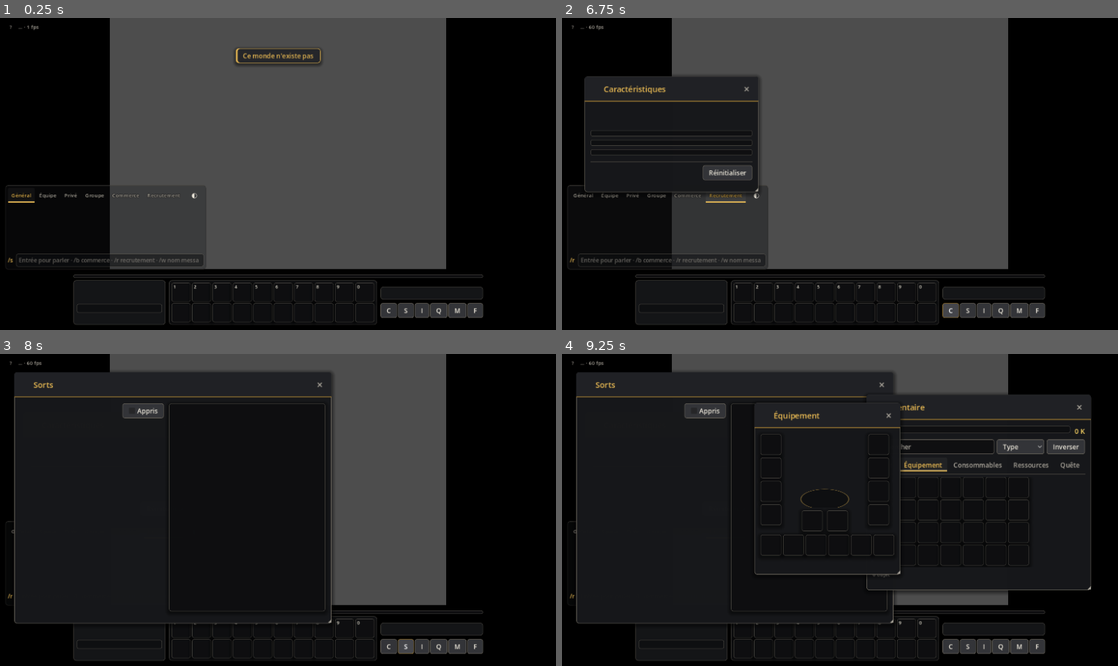
Above: before the commit, frames 1-4 (two rows, left to right).
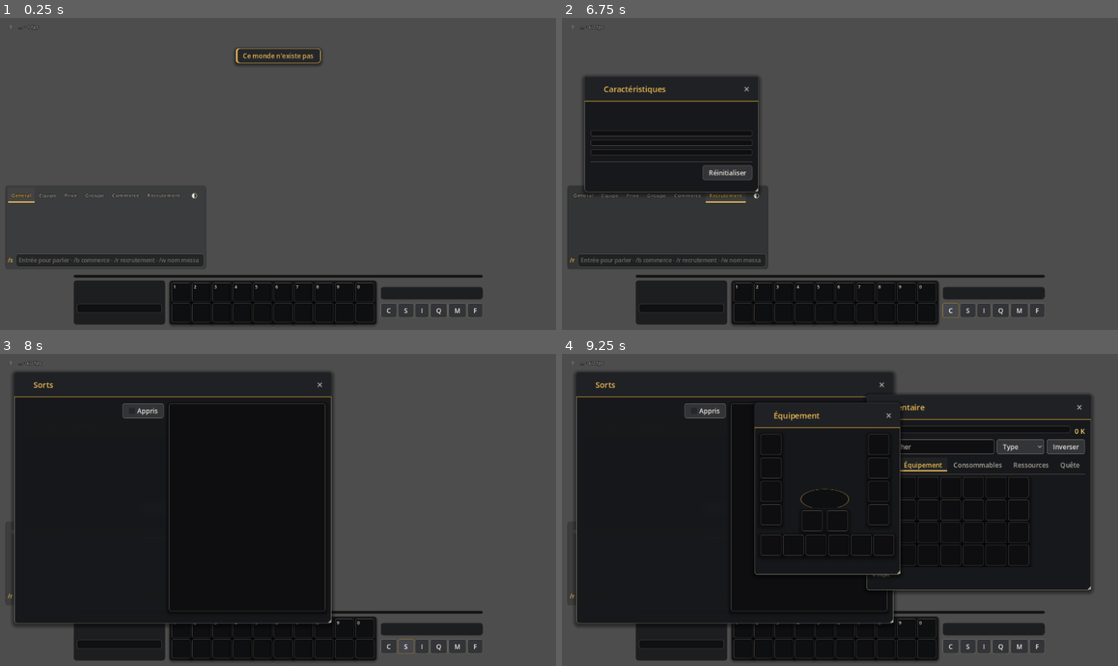
Above: after the commit, the same moments.

Repository: meakitfed/SuperDofus
Game: Godot game, scene res://scenes/client/client.tscn
The game is run twice, just before and just after one commit, with the same random seed, the same clock (stepped at 60 frames per second) and the same inputs. This scene is started directly instead of the project's main scene.
Inputs:
- Up to frame 1 (0.25 s): no input
- Up to frame 2 (6.75 s): click "?" at 0.5 s; click "Général" at 1.25 s; click "Équipe" at 2 s; click "Privé" at 2.75 s; click "Groupe" at 3.5 s; click "Commerce" at 4.25 s; click "Recrutement" at 5 s; click "◐" at 5.75 s; click "C" at 6.5 s
- Up to frame 3 (8 s): click "S" at 7.25 s
- Up to frame 4 (9.25 s): click "I" at 8 s; click "Équipement" at 8.75 s

The runs differ from the first frame. In frame 1, 41% of the frame differs, in the area x 0-100%, y 0-100%; in frame 2, 35%; in frame 3, 27%; in frame 4, 17%.

Commit message:
U.14 Crash du combat (bool avec %d dans la signature du HUD) corrige, retour a la map entiere sans cadre noir (MapMask supprime), interface masquable : F10 tout (combat : Fin du tour et Abandonner restent), F7/F8/F9 chat, minimap, quetes, memorises ; HudToggles, HudVisibility, test_hud_toggles (vrai combat client)
Co-Authored-By: Claude Sonnet 5.5 <noreply@anthropic.com>
Claude-Session: https://claude.ai/code/session_018v79AFDeQH8JLCJoYaBL6G

Diff:
--- a/game/src/client/chat_panel.gd
+++ b/game/src/client/chat_panel.gd
@@ -197,8 +197,9 @@
 	_more.visible = false
 
 
-## Enter: the box takes the keyboard.
+## Enter: the box takes the keyboard (and shows, even when the player folded it: HudToggles).
 func open() -> void:
+	visible = true
 	_edit.grab_focus()
 
 
--- a/game/src/client/client_session.gd
+++ b/game/src/client/client_session.gd
@@ -104,7 +104,6 @@
 	add_child(_foreground)
 	frame = MapFrame.new() # a light blur outside the cells while an exit arrow shows
 	add_child(frame)
-	add_child(MapMask.new()) # black outside the window of the map (GameArea.FRAME)
 	_camera = Camera2D.new()
 	add_child(_camera)
 	_hud_layer = CanvasLayer.new()
@@ -205,9 +204,9 @@
 	elif fight != null and fight.spectator:
 		help = "spectateur : vous ne pouvez pas agir · Quitter pour revenir sur la map"
 	elif fight != null:
-		help = "combat : clic = se déplacer · 1-9 = sort puis clic sur la cible · clic droit = annuler · Espace = fin du tour"
+		help = "combat : clic = se déplacer · 1-9 = sort puis clic sur la cible · clic droit = annuler · Espace = fin du tour · F10 = masquer l'interface"
 	else:
-		help = "clic : se déplacer (court au-delà de 3 cases, doub …(199 unchanged characters)… (/tp) · molette : zoom · Fin : recentrer"
+		help = "clic : se déplacer (court au-delà de 3 cases, doub …(199 unchanged characters)… (/tp) · molette : zoom · Fin : recentrer · F10 : masquer l'interface · F7 / F8 / F9 : chat, minimap, quêtes"
 	player_hud.visible = fight == null
 	_info.set_status("%s · %d fps" % [world_info.get("name", "…"), Engine.get_frames_per_second()], help.replace(" · ", "\n"))
 	_info.set_place(_map_title() if map != null else "", map.coords if map != null else Vector2i.ZERO, fight == null and map != null)
@@ -215,6 +214,7 @@
 	_banner.visible = Time.get_ticks_msec() < _banner_until
 	chat.visible = (player_hud.visible or fight != null) and not chat.folded # the team talks during a fight (general = same fight)
 	_banner.position = (get_viewport_rect().size - _banner.size) * Vector2(0.5, 0.3)
+	HudVisibility.apply(player_hud, fight, chat, _minimap_box, _info)
 	_sync_area()
 	_layout_hud()
 
@@ -261,6 +261,9 @@
 	var typing := get_viewport().gui_get_focus_owner() is LineEdit
 	if fight != null and not typing and Shortcuts.pressed(event, "command"): # chat during a fight
 		chat.open()
+		get_viewport().set_input_as_handled()
+		return
+	if not typing and HudVisibility.handle(event, toast): # hide the interface, fold the chat... (U.14)
 		get_viewport().set_input_as_handled()
 		return
 	if (typing or not player_hud.visible) and not Shortcuts.pressed(event, "close"):
@@ -321,7 +324,7 @@
 	var band := fight.hud.reserved_bottom() if fight != null and fight.hud != null else (player_hud.reserved_bottom() if player_hud.visible else 0.0)
 	chat.fit(vp)
 	var sizes := {}
-	var sig := "%s|%d|%d|%d|%s" % [vp, int(band), int(_area.top), fight != null, map.id if map != null else 0]
+	var sig := "%s|%d|%d|%d|%s" % [vp, int(band), int(_area.top), int(fight != null), map.id if map != null else 0]
 	for k: String in parts:
 		var c: Control = parts[k]
 		var shown := c.visible and c.is_visible_in_tree()
--- a/game/src/client/dungeon_indicator.gd
+++ b/game/src/client/dungeon_indicator.gd
@@ -41,11 +41,19 @@
 	backend.send(ProtocolDungeon.leave())
 
 
+## Hidden with the rest of the interface (HudToggles).
+var user_hidden := false:
+	set(v):
+		user_hidden = v
+		if model != null:
+			refresh()
+
+
 func refresh() -> void:
 	for c: Node in _box.get_children():
 		_box.remove_child(c)
 		c.queue_free()
-	visible = model.inside or not model.entrances.is_empty()
+	visible = (model.inside or not model.entrances.is_empty()) and not user_hidden
 	if model.inside:
 		_box.add_child(UiStyle.label(model.dungeon_name(), UiStyle.GOLD, 13))
 		_box.add_child(UiStyle.label(model.room_text(), UiStyle.BAD if model.boss else UiStyle.TEXT, 14))
--- a/game/src/client/fight/fight_hud.gd
+++ b/game/src/client/fight/fight_hud.gd
@@ -24,6 +24,20 @@
 var weapon: SpellSlot
 var _tiles := {} # fighter id -> TimelineTile
 var _msg_until := 0
+var _quit: Button
+## The player hid the interface (HudToggles): only the end-turn and quit buttons stay.
+var compact := false:
+	set(v):
+		if v == compact:
+			return
+		compact = v
+		for c: Control in [_timeline, _banner, _stats, _option_box, weapon, spell_bar]:
+			if c != null:
+				c.visible = not v and not (view.spectator and (c == _option_box or c == weapon or c == spell_bar or c == _stats))
+		if view.spectator:
+			_stats.visible = true # the timer is all a spectator has
+		_bar.reset_size.call_deferred() # the panel shrinks to the buttons that stay (or grows back)
+		_layout_sig = []
 
 
 func setup(p_view: FightView) -> void:
@@ -87,6 +101,7 @@
 	_main_button.pressed.connect(func() -> void: view.end_turn())
 	row.add_child(_main_button)
 	var quit := Button.new()
+	_quit = quit
 	quit.text = "Quitter" if view.spectator else "Abandonner"
 	quit.focus_mode = Control.FOCUS_NONE
 	quit.theme_type_variation = UiStyle.V_DANGER
@@ -223,11 +238,13 @@
 
 ## The sizes of the parts as they sit on screen (the timeline may be scaled down).
 func _sizes() -> Dictionary:
-	var out := {"timeline": _timeline.get_combined_minimum_size() * _timeline.scale, "bar": _bar.get_combined_minimum_size()}
-	if not view.spectator:
+	var out := {"bar": _bar.get_combined_minimum_size()}
+	if not compact:
+		out["timeline"] = _timeline.get_combined_minimum_size() * _timeline.scale
+	if not view.spectator and not compact:
 		out["options"] = _option_box.get_combined_minimum_size()
 	var banner := _banner.get_combined_minimum_size()
-	if banner.y > 0.0:
+	if banner.y > 0.0 and not compact:
 		out["banner"] = banner
 	if _message.text != "":
 		out["message"] = _message.get_combined_minimum_size()
@@ -247,7 +264,8 @@
 	var scale := FightLayout.timeline_scale(vp.x, view.order.size(), TimelineTile.SIZE.x)
 	if not is_equal_approx(scale, _timeline.scale.x):
 		_timeline.scale = Vector2.ONE * scale
-		sizes["timeline"] = _timeline.get_combined_minimum_size() * _timeline.scale
+		if sizes.has("timeline"):
+			sizes["timeline"] = _timeline.get_combined_minimum_size() * _timeline.scale
 	var at := FightLayout.place(vp, sizes)
 	_timeline.position = at.get("timeline", Vector2.ZERO)
 	_bar.position = at.get("bar", Vector2.ZERO)
@@ -272,7 +290,7 @@
 ## The challenge banner, a panel at the top left: the map keeps out of it.
 func banner_rect() -> Rect2:
 	var s := _banner.get_combined_minimum_size()
-	return Rect2(_banner.position, s) if s.y > 0.0 else Rect2()
+	return Rect2(_banner.position, s) if s.y > 0.0 and not compact else Rect2()
 
 
 func refresh() -> void:
--- /dev/null
+++ b/game/src/client/hud_visibility.gd
@@ -0,0 +1,34 @@
+## Applies HudToggles to the HUD (lot U.14) and reads its shortcuts: `toggle_ui` hides the whole
+## interface (in a fight only the end-turn and quit buttons stay, FightHud.compact), `toggle_chat`,
+## `toggle_minimap` and `toggle_tracker` fold one block each. Works in exploration and in a fight.
+class_name HudVisibility
+extends RefCounted
+
+const TOGGLES := {"toggle_chat": "chat", "toggle_minimap": "minimap", "toggle_tracker": "tracker"}
+
+
+## True when the event was one of the toggles (the toast says what happened).
+static func handle(event: InputEvent, toast: Toast) -> bool:
+	if Shortcuts.pressed(event, "toggle_ui"):
+		HudToggles.toggle_all()
+		if HudToggles.hidden_all:
+			toast.show_text(HudToggles.hint())
+		return true
+	for action: String in TOGGLES:
+		if Shortcuts.pressed(event, action):
+			HudToggles.toggle(TOGGLES[action])
+			return true
+	return false
+
+
+## Every frame, after the session decided what shows: hides what the player hid.
+static func apply(hud: PlayerHud, fight: FightView, chat: ChatPanel, minimap_box: Control, info: Control) -> void:
+	hud.set_ui_hidden(HudToggles.hidden_all)
+	var tracker_hidden := HudToggles.is_hidden("tracker")
+	if hud.tracker.user_hidden != tracker_hidden:
+		hud.tracker.user_hidden = tracker_hidden
+	if fight != null and fight.hud != null:
+		fight.hud.compact = HudToggles.hidden_all
+	info.visible = not HudToggles.hidden_all
+	chat.visible = chat.visible and (not HudToggles.is_hidden("chat") or chat.typing())
+	minimap_box.visible = minimap_box.visible and not HudToggles.is_hidden("minimap")
--- a/game/src/client/map_mask.gd
+++ /dev/null
@@ -1,22 +0,0 @@
-## Hides everything outside the window of the map (GameArea.FRAME): the scenery that overflows the
-## 14 x 20 grid, the background colour, the empty bands left by a window wider or taller than the
-## Dofus ratios. Four opaque black rectangles around the frame, drawn above the map and the
-## entities and below the HUD, like the black bars of the Dofus client (DOFUS_UI.md C5, C6).
-class_name MapMask
-extends Node2D
-
-const FAR := 40000.0
-const COLOR := Color.BLACK
-
-
-func _ready() -> void:
-	z_index = 100 # above the y-sorted entities and the foreground of the map
-	z_as_relative = false
-
-
-func _draw() -> void:
-	var f := GameArea.frame_world(MapGeometry.screen_bounds())
-	draw_rect(Rect2(f.position.x - FAR, f.position.y - FAR, f.size.x + 2.0 * FAR, FAR), COLOR) # above
-	draw_rect(Rect2(f.position.x - FAR, f.end.y, f.size.x + 2.0 * FAR, FAR), COLOR) # below
-	draw_rect(Rect2(f.position.x - FAR, f.position.y, FAR, f.size.y), COLOR) # left
-	draw_rect(Rect2(f.end.x, f.position.y, FAR, f.size.y), COLOR) # right
--- a/game/src/client/player_hud.gd
+++ b/game/src/client/player_hud.gd
@@ -212,7 +212,19 @@
 ## Height of the bottom band (dock and its margins): the map is fitted above it, like the
 ## Dofus banner that never covers the map.
 func reserved_bottom() -> float:
+	if not _dock.visible:
+		return 0.0
 	return _dock.size.y + 2.0 * HudLayout.MARGIN
+
+
+## The player hid the interface (HudToggles): the dock and the side blocks go, the windows stay.
+func set_ui_hidden(hidden: bool) -> void:
+	if _dock.visible == not hidden:
+		return
+	_dock.visible = not hidden
+	party.visible = not hidden
+	dungeon.user_hidden = hidden
+	band_changed.emit()
 
 
 ## HP now: regenerates out of fight (Protocol "character dict").
--- a/game/src/client/quest_tracker.gd
+++ b/game/src/client/quest_tracker.gd
@@ -38,11 +38,18 @@
 	refresh(journal.active)
 
 
+## Hidden by the player (HudToggles): it stays hidden whatever the journal does.
+var user_hidden := false:
+	set(v):
+		user_hidden = v
+		visible = _count > 0 and not v
+
+
 func refresh(active: Dictionary) -> void:
 	for c: Node in _rows.get_children():
 		_rows.remove_child(c)
 		c.queue_free()
-	visible = not active.is_empty()
+	visible = not active.is_empty() and not user_hidden
 	_count = active.size()
 	_update_head()
 	var shown := 0
--- a/game/src/client/ui/game_area.gd
+++ b/game/src/client/ui/game_area.gd
@@ -43,24 +43,14 @@
 	return Rect2(0.0, top, vp.x, maxf(1.0, vp.y - top - bottom))
 
 
-## The window of the map, as the Dofus camera shows it at its narrowest ratio (orthographic size 500
-## = 1000 high, 4:3 = 1333 wide, DOFUS_UI.md C5): the cells with a little scenery around, nothing more.
-## What lies outside is hidden by MapMask, and the scale follows the height of the free strip.
-const FRAME := Vector2(1333.0, 1000.0)
-
-
-## The frame in world coordinates (centred on the cells).
-static func frame_world(bounds: Rect2) -> Rect2:
-	return Rect2(bounds.get_center() - FRAME * 0.5, FRAME)
-
-
-## Where the map goes: {"zoom": float, "rect": Rect2 (the frame on screen)}.
-## The frame is always centred on the screen's width and in the strip between the bands: the panels
-## (chat, minimap, tracker) float over the side bands, they never push the map.
-func place(vp: Vector2, _bounds: Rect2) -> Dictionary:
+## Where the map goes: {"zoom": float, "rect": Rect2 (the whole map on screen)}.
+## The whole map (cells and the scenery around them) is fitted in the strip between the bands and
+## centred on the screen's width; the panels (chat, minimap, tracker) float over it, they never push
+## the map. Nothing is hidden outside it (the light blur of MapFrame is all there is).
+func place(vp: Vector2, bounds: Rect2) -> Dictionary:
 	var free := rect(vp)
-	var z := maxf(0.01, minf(vp.x / FRAME.x, free.size.y / FRAME.y))
-	var size := FRAME * z
+	var z := maxf(0.01, minf(vp.x / bounds.size.x, free.size.y / bounds.size.y))
+	var size := bounds.size * z
 	return {"zoom": z, "rect": Rect2(Vector2((vp.x - size.x) * 0.5, free.position.y + (free.size.y - size.y) * 0.5), size)}
 
 
@@ -120,7 +110,6 @@
 func _zoomed(vp: Vector2, bounds: Rect2, r: Rect2, z0: float, t: float) -> Dictionary:
 	var z := z0 * t
 	var free := rect(vp)
-	bounds = frame_world(bounds) # the zoomed view stays inside the frame: its edge is the edge of the map
 	var f := focus if focus.is_finite() else bounds.get_center()
 	f = f.clamp(bounds.position, bounds.end)
 	if not must_show.is_empty():
--- /dev/null
+++ b/game/src/client/ui/hud_toggles.gd
@@ -0,0 +1,66 @@
+## What the player hides of the interface (lot U.14): everything at once (`toggle_ui`, Dofus
+## `Common/toggleShowUI`), or the chat, the minimap and the quest tracker one by one. The three
+## single choices are remembered between sessions (user://hud_toggles.json, like UiWindow's layout);
+## "everything hidden" is not: a game must never start with an empty screen. In a fight the hidden
+## interface keeps the "end turn" button (FightHud.compact). Pure state: the session applies it.
+class_name HudToggles
+extends RefCounted
+
+const FILE := "user://hud_toggles.json"
+const PARTS := ["chat", "minimap", "tracker"]
+
+static var hidden_all := false
+static var folded := {"chat": false, "minimap": false, "tracker": false}
+static var persist := true
+static var _loaded := false
+
+
+## True when `part` ("chat", "minimap", "tracker") must not show, by either choice.
+static func is_hidden(part: String) -> bool:
+	_load()
+	return hidden_all or bool(folded.get(part, false))
+
+
+static func toggle_all() -> void:
+	hidden_all = not hidden_all
+
+
+static func toggle(part: String) -> void:
+	_load()
+	if not PARTS.has(part):
+		return
+	folded[part] = not bool(folded[part])
+	_save()
+
+
+static func _load() -> void:
+	if _loaded:
+		return
+	_loaded = true
+	if not persist or not FileAccess.file_exists(FILE):
+		return
+	var data: Variant = JSON.parse_string(FileAccess.get_file_as_string(FILE))
+	if data is Dictionary:
+		for p: String in PARTS:
+			folded[p] = bool((data as Dictionary).get(p, false))
+
+
+static func _save() -> void:
+	if not persist:
+		return
+	var f := FileAccess.open(FILE, FileAccess.WRITE)
+	if f != null:
+		f.store_string(JSON.stringify(folded))
+
+
+## Tests: nothing hidden, nothing read or written on disk.
+static func reset_for_tests() -> void:
+	_loaded = true
+	persist = false
+	hidden_all = false
+	folded = {"chat": false, "minimap": false, "tracker": false}
+
+
+## The short hint toasted when the interface goes away.
+static func hint() -> String:
+	return "Interface masquée : %s pour la réafficher" % Shortcuts.label_key("toggle_ui")
--- a/game/src/client/ui/shortcuts.gd
+++ b/game/src/client/ui/shortcuts.gd
@@ -22,6 +22,10 @@
 	"command": [KEY_ENTER, "Ligne de commande (/tp)"],
 	"highlight": [KEY_TAB, "Montrer les éléments interactifs (maintenir)"],
 	"recentre": [KEY_END, "Recentrer la carte (zoom 1)"],
+	"toggle_ui": [KEY_F10, "Masquer / afficher l'interface"],
+	"toggle_chat": [KEY_F7, "Replier / déplier le chat"],
+	"toggle_minimap": [KEY_F8, "Masquer / afficher la minimap"],
+	"toggle_tracker": [KEY_F9, "Masquer / afficher le suivi de quêtes"],
 	"tactical": [KEY_T, "Mode tactique (décors masqués, grille)"],
 	"ui_scale_up": [KEY_PAGEUP, "Interface plus grande (avec Ctrl)"],
 	"ui_scale_down": [KEY_PAGEDOWN, "Interface plus petite (avec Ctrl)"],
--- a/game/tests/baseline.json
+++ b/game/tests/baseline.json
@@ -1,7 +1,8 @@
 {
  "files": {
   "test_commerce_ui.gd": 10,
-  "test_menu_ui.gd": 7
+  "test_menu_ui.gd": 7,
+  "test_hud_toggles.gd": 3
  },
- "total": 17
+ "total": 20
 }
--- a/game/tests/test_game_area.gd
+++ b/game/tests/test_game_area.gd
@@ -24,7 +24,8 @@
 		near(r.get_center().y, free.get_center().y, 2.0, "centred in the strip at %s" % vp)
 		check(r.position.y >= a.top - 0.5 and r.end.y <= vp.y - a.bottom + 0.5, "inside the bands at %s" % vp)
 		check(r.position.x >= -0.5 and r.end.x <= vp.x + 0.5, "inside the width at %s" % vp)
-		near(r.size.x / r.size.y, GameArea.FRAME.x / GameArea.FRAME.y, 0.001, "the Dofus window ratio at %s" % vp)
+		var b := MapGeometry.screen_bounds()
+		near(r.size.x / r.size.y, b.size.x / b.size.y, 0.001, "the whole map keeps its ratio at %s" % vp)
 		check(float(p["zoom"]) > 0.2, "still readable at %s" % vp)
 		# the panels never push the map: the same place with no panel at all
 		var bare := GameArea.new()
@@ -32,16 +33,17 @@
 		eq((bare.place(vp, MapGeometry.screen_bounds())["rect"] as Rect2).position, r.position, "panels do not move the map at %s" % vp)
 
 
-func test_the_frame_holds_every_cell_and_the_mask_hides_the_rest() -> void:
-	var f := GameArea.frame_world(MapGeometry.screen_bounds())
-	for cell in MapGeometry.CELL_COUNT:
-		check(f.has_point(MapGeometry.to_screen(cell)), "cell %d inside the frame" % cell)
-	near(f.get_center().x, MapGeometry.screen_bounds().get_center().x, 0.01)
+func test_the_whole_map_is_fitted_and_nothing_hides_the_rest() -> void:
 	var cam := Camera2D.new()
+	var bounds := MapGeometry.screen_bounds()
 	for vp: Vector2 in SIZES:
 		var a := _area(vp)
 		a.fit(cam, vp)
 		var z := cam.zoom.x
+		var tl := (bounds.position - cam.position) * z + vp * 0.5
+		var br := (bounds.end - cam.position) * z + vp * 0.5
+		var free := a.rect(vp)
+		check(tl.x >= -0.5 and br.x <= vp.x + 0.5 and tl.y >= free.position.y - 0.5 and br.y <= free.end.y + 0.5, "the whole map is on screen, in the strip, at %s" % vp)
 		for cell: int in [0, MapGeometry.WIDTH - 1, MapGeometry.WIDTH * MapGeometry.ROWS / 2 - 1, MapGeometry.WIDTH * MapGeometry.ROWS / 2 - MapGeometry.WIDTH]:
 			var s := (MapGeometry.to_screen(cell) - cam.position) * z + vp * 0.5
 			check(s.y >= a.top and s.y <= vp.y - a.bottom, "cell %d inside the free strip at %s" % [cell, vp])
@@ -101,7 +103,7 @@
 
 
 func test_a_zoomed_map_still_covers_the_free_strip() -> void:
-	var b := GameArea.frame_world(MapGeometry.screen_bounds())
+	var b := MapGeometry.screen_bounds()
 	for vp: Vector2 in SIZES:
 		var a := _area(vp)
 		a.ratio = 2.0
--- /dev/null
+++ b/game/tests/test_hud_toggles.gd
@@ -0,0 +1,110 @@
+## Hide the interface (lot U.14) and the fight on a real client: a fight started by a ClientSession on a
+## LocalBackend lays its HUD out without error (the format of the layout signature crashed every frame
+## with a bool under %d), keeps the fighters clear of the bands, and survives hiding / showing the
+## interface. HudToggles itself: remembered choices, "all hidden" never remembered.
+extends TestCase
+
+
+func _init() -> void:
+	HudToggles.reset_for_tests()
+
+
+func _tree() -> SceneTree:
+	return Engine.get_meta("test_tree") as SceneTree
+
+
+func test_toggles_state() -> void:
+	HudToggles.reset_for_tests()
+	check(not HudToggles.is_hidden("chat"))
+	HudToggles.toggle("chat")
+	check(HudToggles.is_hidden("chat") and not HudToggles.is_hidden("minimap"), "one block at a time")
+	HudToggles.toggle("chat")
+	HudToggles.toggle_all()
+	for p: String in HudToggles.PARTS:
+		check(HudToggles.is_hidden(p), "all hidden hides " + p)
+	HudToggles.toggle_all()
+	check(not HudToggles.is_hidden("tracker"))
+	for a: String in ["toggle_ui", "toggle_chat", "toggle_minimap", "toggle_tracker"]:
+		check(Shortcuts.key(a) != KEY_NONE, "a key for " + a)
+	HudToggles.reset_for_tests()
+
+
+func _session(world: String) -> ClientSession:
+	var s := ClientSession.new()
+	s.world_id = world
+	s.player_name = "Tester"
+	s.persistent = false
+	_tree().root.add_child(s)
+	return s
+
+
+func _frames(s: ClientSession, n: int, until := Callable()) -> bool:
+	for i in n:
+		s._process(0.05)
+		if until.is_valid() and until.call():
+			return true
+	return not until.is_valid()
+
+
+func test_a_fight_starts_and_the_hud_follows() -> void:
+	GameData.roots = GameData.DEFAULT_ROOTS
+	GameData.clear_cache()
+	HudToggles.reset_for_tests()
+	var s := _session("incarnam")
+	_frames(s, 30)
+	var group := -1
+	for id: int in s.views:
+		if s.views[id] is GroupView:
+			group = id
+			break
+	check(group >= 0, "a group of monsters on the first map")
+	s.backend.send(Protocol.fight_attack(group))
+	check(_frames(s, 400, func() -> bool: return s.fight != null and s.fight.hud != null), "the fight HUD is up")
+	_frames(s, 20)
+	eq((s._hud_sig as String).split("|")[3], "1", "the layout signature was built in a fight")
+	var top0: float = s._area.top
+	var bottom0: float = s._area.bottom
+	check(top0 > 0.0 and bottom0 > 0.0, "the timeline and the bar are reserved")
+	var vp := s.get_viewport_rect().size
+	for id: int in s.fight.views:
+		var p := (s.fight.views[id] as Node2D).position
+		var scr: Vector2 = (p - s._camera.position) * s._camera.zoom.x + vp * 0.5
+		check(scr.y > top0 - 1.0 and scr.y < vp.y - bottom0 + 1.0, "fighter %d inside the free strip" % id)
+	# the interface goes away: only the buttons stay, the bands shrink
+	HudToggles.toggle_all()
+	_frames(s, 20)
+	check(s.fight.hud.compact, "the fight HUD is compact")
+	check(s._area.top == 0.0 and s._area.bottom < bottom0, "the bands shrink to the buttons")
+	check(not s.chat.visible, "no chat")
+	check(s._area.bottom > 0.0, "the end-turn button is still reserved")
+	HudToggles.toggle_all()
+	_frames(s, 20)
+	check(not s.fight.hud.compact and s._area.top > 0.0, "back to the full interface")
+	HudToggles.toggle("chat")
+	_frames(s, 5)
+	check(not s.chat.visible, "the chat folded on its own")
+	s.chat.open()
+	check(s.chat.visible, "Enter brings it back to type")
+	HudToggles.reset_for_tests()
+	s.backend = null
+	_tree().root.remove_child(s)
+	s.free()
+
+
+func test_exploration_hides_the_dock() -> void:
+	HudToggles.reset_for_tests()
+	var s := _session("incarnam")
+	_frames(s, 30)
+	var band: float = s.player_hud.reserved_bottom()
+	check(band > 0.0, "a dock band at first")
+	HudToggles.toggle_all()
+	_frames(s, 5)
+	eq(s.player_hud.reserved_bottom(), 0.0, "no band once hidden")
+	check(not s._info.visible, "the place names go too")
+	HudToggles.toggle_all()
+	_frames(s, 5)
+	check(s.player_hud.reserved_bottom() > 0.0, "and back")
+	HudToggles.reset_for_tests()
+	s.backend = null
+	_tree().root.remove_child(s)
+	s.free()
--- a/game/tools/client_shot.gd
+++ b/game/tools/client_shot.gd
@@ -31,7 +31,7 @@
 ##   mate:invite (the mate invites us into a group)   partyaccept (accept the invitation received)   inviteplayer (we invite the first other player)
 ##   trade (we invite the first other player to trade)   tradeaccept (accept the invitation received)   tradeput:<item>[:<qty>] (offer an item, double-click)   tradekamas:<n>   tradeready   mate:trade / mate:tradeput:<item>[:<qty>[:<kamas>]] / mate:tradeready (the mate does the same)
 ##   duel (we challenge the first other player)   duelaccept (accept the challenge received)   mate:duel / mate:duelaccept (the mate challenges us / accepts our challenge)
-##   wheel:<n> (map zoom, n > 0 in)   recentre (zoom back to 1; window size: godot --resolution 1280x720 before --)
+##   wheel:<n> (map zoom, n > 0 in)   ui:<all|chat|minimap|tracker> (hide / show the interface, HudToggles)   recentre (zoom back to 1; window size: godot --resolution 1280x720 before --)
 ##   hoverplayer (mouse over the first other player: its tooltip)   playermenu (the right-click menu of the first other player)
 ##   --lobby=1: start at the character selection (no saved characters: in memory);
 ##   then create:<name>[:m|f[:<breed>]]  select:<name>  delete:<name> (opens the confirmation)
@@ -83,6 +83,7 @@
 		_mate.account = "mate" # its own account (contacts name accounts)
 		_mate.send(Protocol.hello(_opts["world"], _opts["mate"], _client.player_look.replace("13418918", "3377000")))
 	UiWindow.reset_layout()
+	HudToggles.reset_for_tests()
 	UiWindow.animate = false # deterministic captures
 	root.add_child(_client)
 
@@ -121,6 +122,11 @@
 			for i in absi(int(c[2])):
 				_client._zoom.wheel(_client._area, 1 if int(c[2]) > 0 else -1)
 			_client._fit_camera()
+		"ui": # ui:all | chat | minimap | tracker: the HudToggles (U.14)
+			if c[2] == "all":
+				HudToggles.toggle_all()
+			else:
+				HudToggles.toggle(c[2])
 		"recentre":
 			_client._zoom.recentre(_client._area)
 			_client._fit_camera()
Not shown, added: game/src/client/hud_visibility.gd.uid
Not shown, removed: game/src/client/map_mask.gd.uid
Not shown, added: game/src/client/ui/hud_toggles.gd.uid
Not shown, added: game/tests/test_hud_toggles.gd.uid
Not shown, changed: docs/DECOUVERTES.md
Not shown, changed: docs/ROADMAP.md
